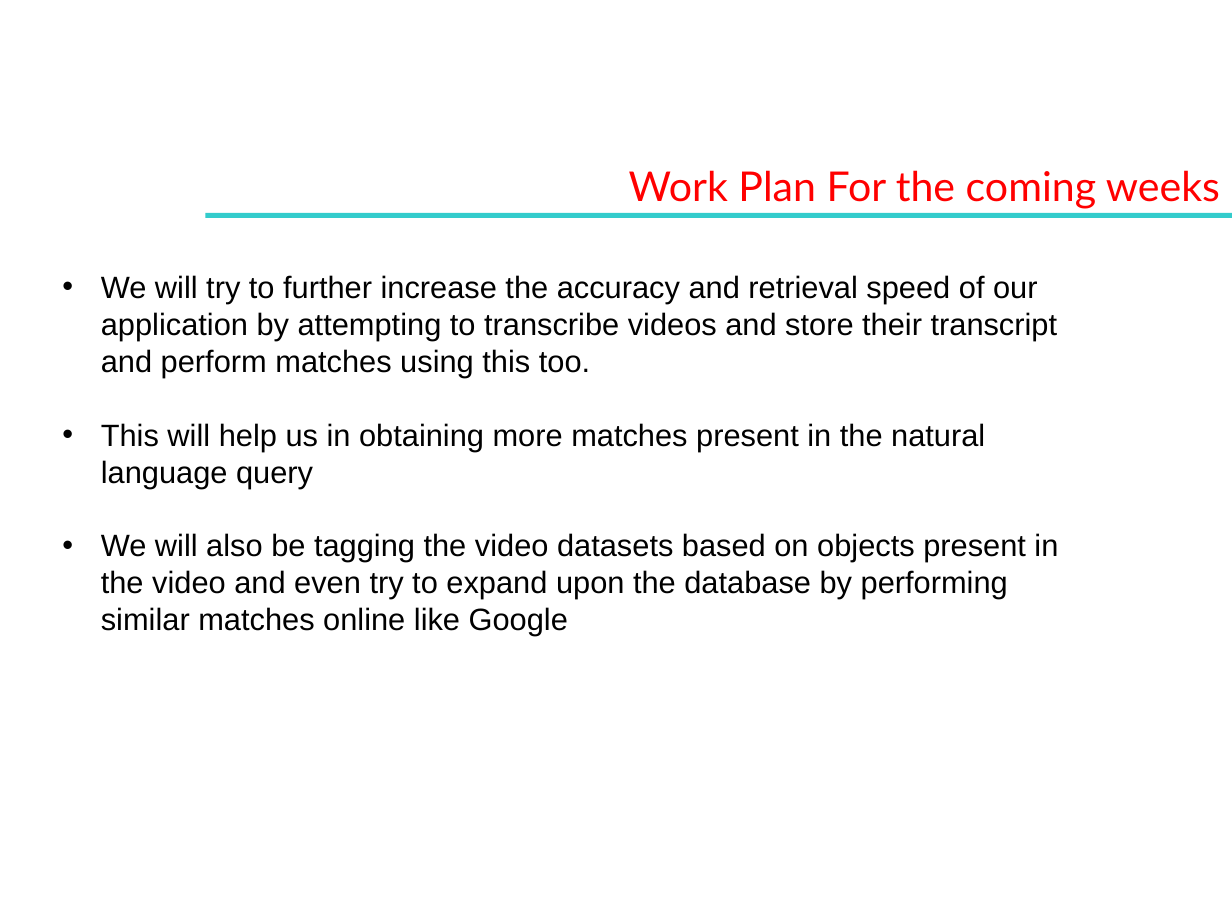
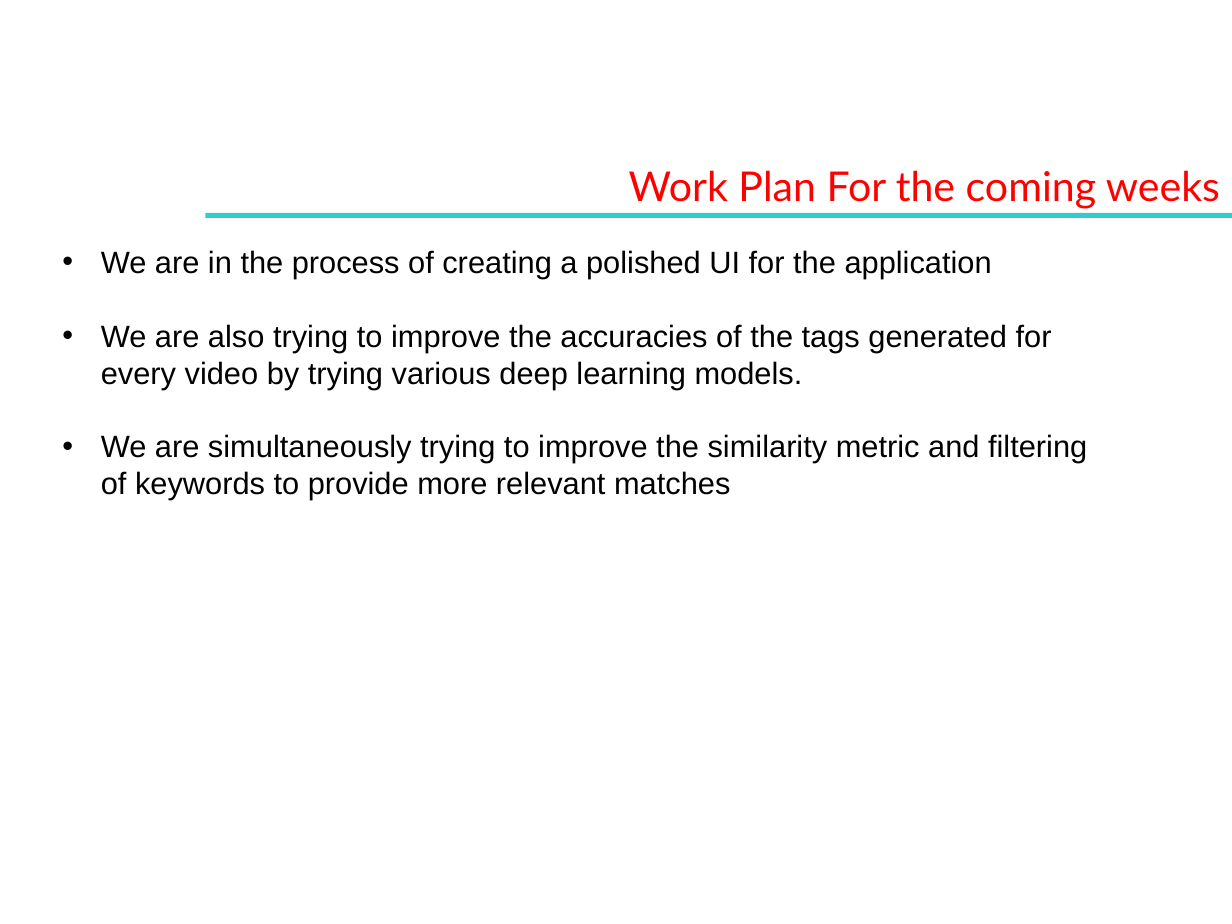
Before and after one commit to aditeyabaral/natural-language-database-querying, a slide deck: slide 3 of Presentation/Intel Contest_template.pptx. Drawn at 1232x924 pixels with LibreOffice and Linux fonts; fonts in the diff are those of the drawing; background and template pictures are left out. Boxes give left, top, right and bottom in pixels: in the first picture for what was removed or moved away, otherwise in the second. Text is boxed around its words. In the diff, an @@ line names an element or a change of style, - is before the commit and + after.

```diff
--- a/Presentation/Intel Contest_template.pptx
+++ b/Presentation/Intel Contest_template.pptx
@@ text added at [101,250,1087,500], 18 pt, text #000000 @@
+• We are in the process of creating a polished UI for the application
+• We are also trying to improve the accuracies of the tags generated for every video by trying various deep learning models.
+• We are simultaneously trying to improve the similarity metric and filtering of keywords to provide more relevant matches
@@ text removed at [101,275,1058,636] @@
-• We will try to further increase the accuracy and retrieval speed of our application by attempting to transcribe videos and store their transcript and perform matches using this too.
-• This will help us in obtaining more matches present in the natural language query
-• We will also be tagging the video datasets based on objects present in the video and even try to expand upon the database by performing similar matches online like Google
```
Also in this commit, not shown: 6 other slides changed, 1 other file.
